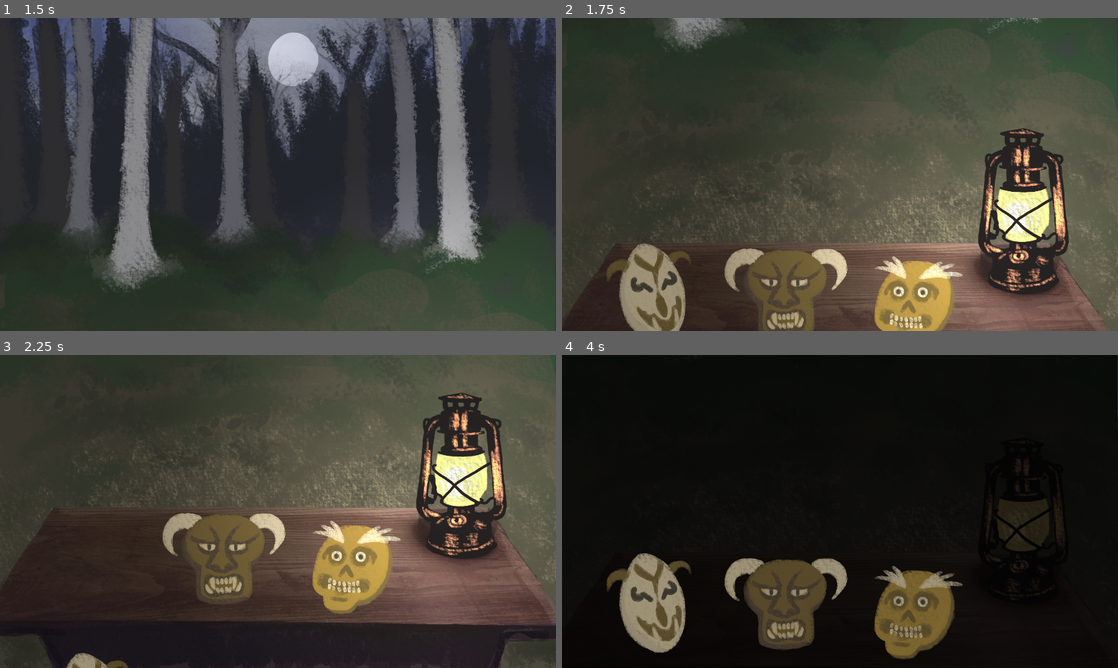
Above: before the commit, frames 1-4 (two rows, left to right).
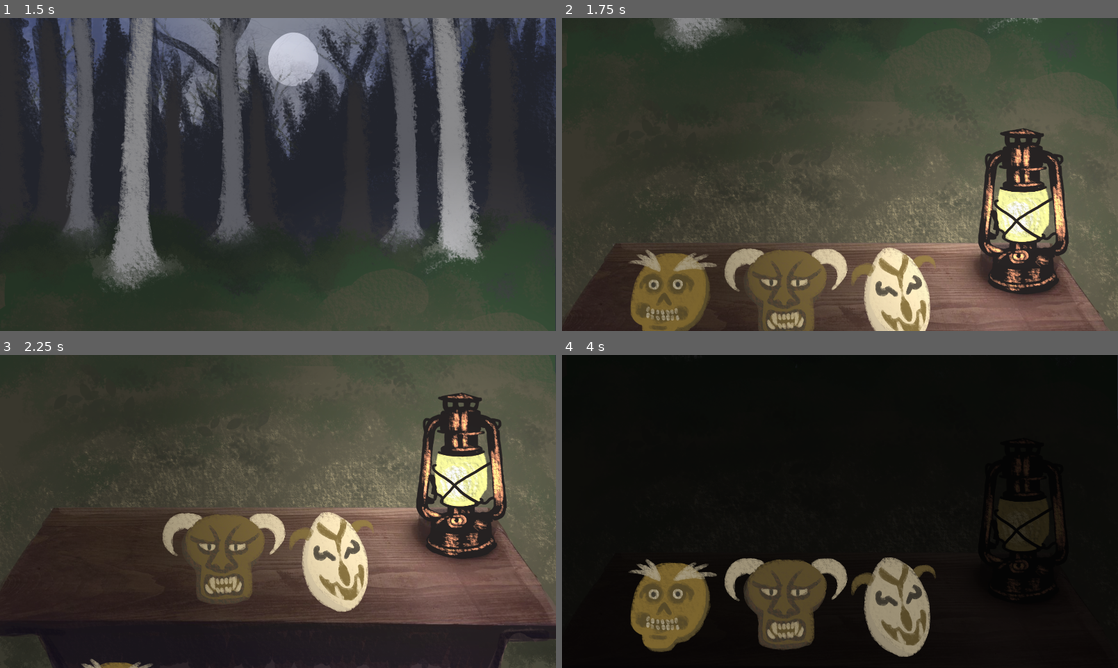
Above: after the commit, the same moments.

Repository: serrureriehurluberlesque/GGJ2026
Game: Godot game, scene res://scenes/main/main.tscn
Two runs of this game, one before a commit and one after it. Both use one fixed random seed, a clock stepped at 60 frames per second and the inputs below. The engine's default icon, where the game draws it, is replaced by a stand-in: a white triangle on a blue panel in a dark square.
Inputs (mouse positions are in pixels of both pictures, inside the frame that each line leads up to):
- Up to frame 1 (1.5 s): tap Enter at 0.5 s; move the mouse to (400, 158) at 0.52 s; hold Up (ui_up) 0.53-1.28 s; hold E (activate) 0.53-1.28 s; click (400, 158) at 0.67 s; tap Space at 1.25 s; move the mouse to (166, 190) at 1.27 s; hold Down (ui_down) from 1.28 s (still down); click (166, 190) at 1.35 s
- Up to frame 2 (1.75 s): keep holding Down (ui_down)
- Up to frame 3 (2.25 s): move the mouse to (88, 558) at 2.02 s; release Down (ui_down) at 2.03 s; hold Up (ui_up) from 2.03 s (still down); hold E (activate) from 2.03 s (still down); click (88, 558) at 2.17 s
- Up to frame 4 (4 s): tap Enter at 2.75 s; move the mouse to (784, 558) at 2.77 s; release E (activate) at 2.78 s; click (784, 558) at 2.85 s; move the mouse to (917, 567) at 3.52 s; release Up (ui_up) at 3.53 s; hold Down (ui_down) from 3.53 s (still down); hold E (activate) from 3.53 s (still down); click (917, 567) at 3.67 s

Frame 1 is identical in both runs. In frame 2, 6.8% of the frame differs, in the area x 8-73%, y 72-100%; in frame 3, 4.1%; in frame 4, 7.5%, in the area x 8-73%, y 63-98%.

Commit message:
masks reordered

Diff:
--- a/ggj2026/scenes/main/main.gd
+++ b/ggj2026/scenes/main/main.gd
@@ -91,3 +91,7 @@
 	if $Camera.position == CAMERA_DOWN:
 		camera_pos = "down"
 		send_visibility_to_monsters()
+
+
+func _on_monsters_gotcha() -> void:
+	pass # Replace with function body.
--- a/ggj2026/scenes/main/main.tscn
+++ b/ggj2026/scenes/main/main.tscn
@@ -128,7 +128,8 @@
 
 [node name="mask_3" parent="Masks" unique_id=1181649016 instance=ExtResource("5_yyfjg")]
 unique_name_in_owner = true
-position = Vector2(300, 1780)
+position = Vector2(1145.0001, 1794)
+rotation = 0.0062934435
 type = 3
 
 [node name="mask_2" parent="Masks" unique_id=1924044574 instance=ExtResource("5_yyfjg")]
@@ -138,7 +139,8 @@
 
 [node name="mask_1" parent="Masks" unique_id=1302221822 instance=ExtResource("5_yyfjg")]
 unique_name_in_owner = true
-position = Vector2(1231, 1813)
+position = Vector2(387, 1785.9999)
+rotation = -0.045837246
 type = 1
 
 [node name="Monsters" parent="." unique_id=1929812014 instance=ExtResource("6_ow5a4")]
@@ -172,4 +174,5 @@
 [connection signal="mask_chosen" from="Masks/mask_3" to="." method="_on_mask_chosen"]
 [connection signal="mask_chosen" from="Masks/mask_2" to="." method="_on_mask_chosen"]
 [connection signal="mask_chosen" from="Masks/mask_1" to="." method="_on_mask_chosen"]
+[connection signal="gotcha" from="Monsters" to="." method="_on_monsters_gotcha"]
 [connection signal="timeout" from="Camera/TransTimer" to="." method="_on_trans_timer_timeout"]
